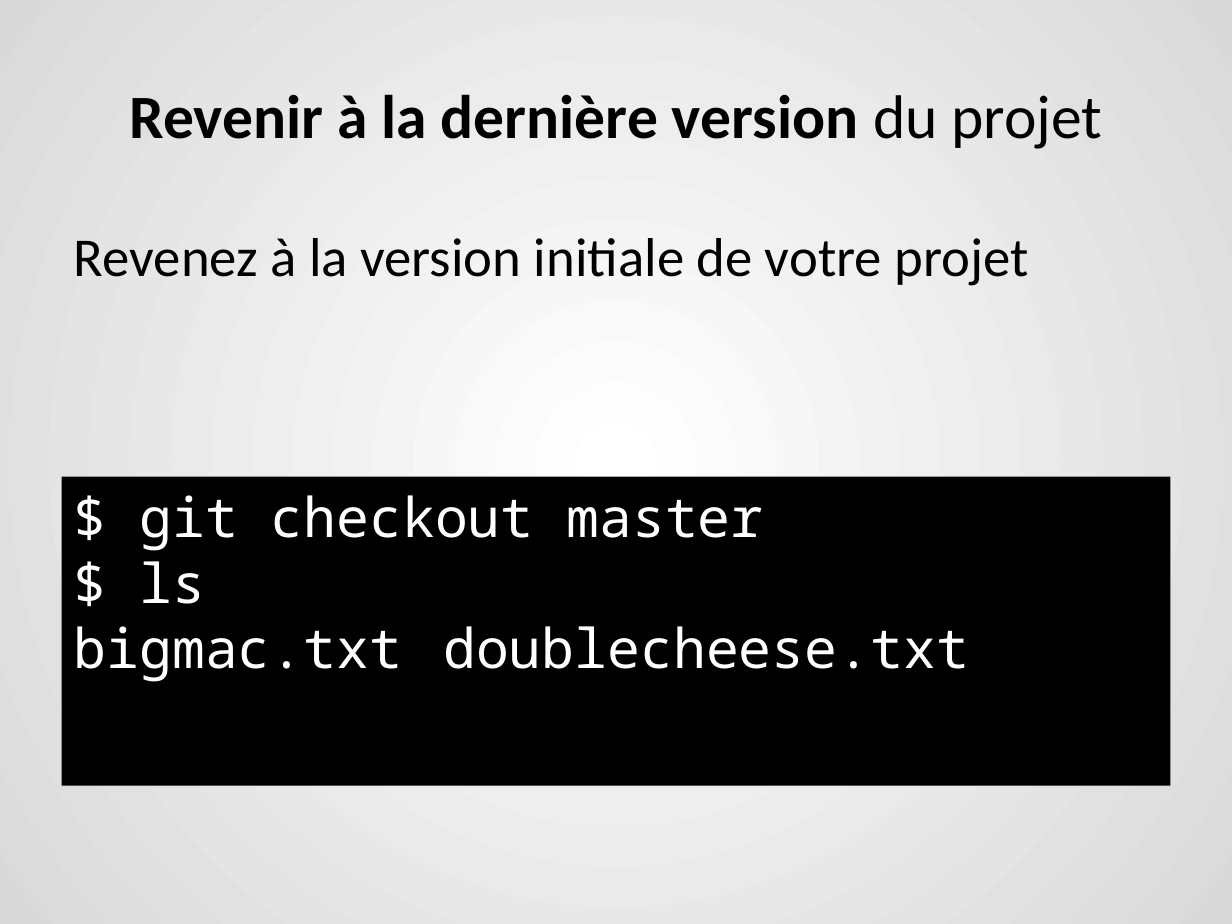
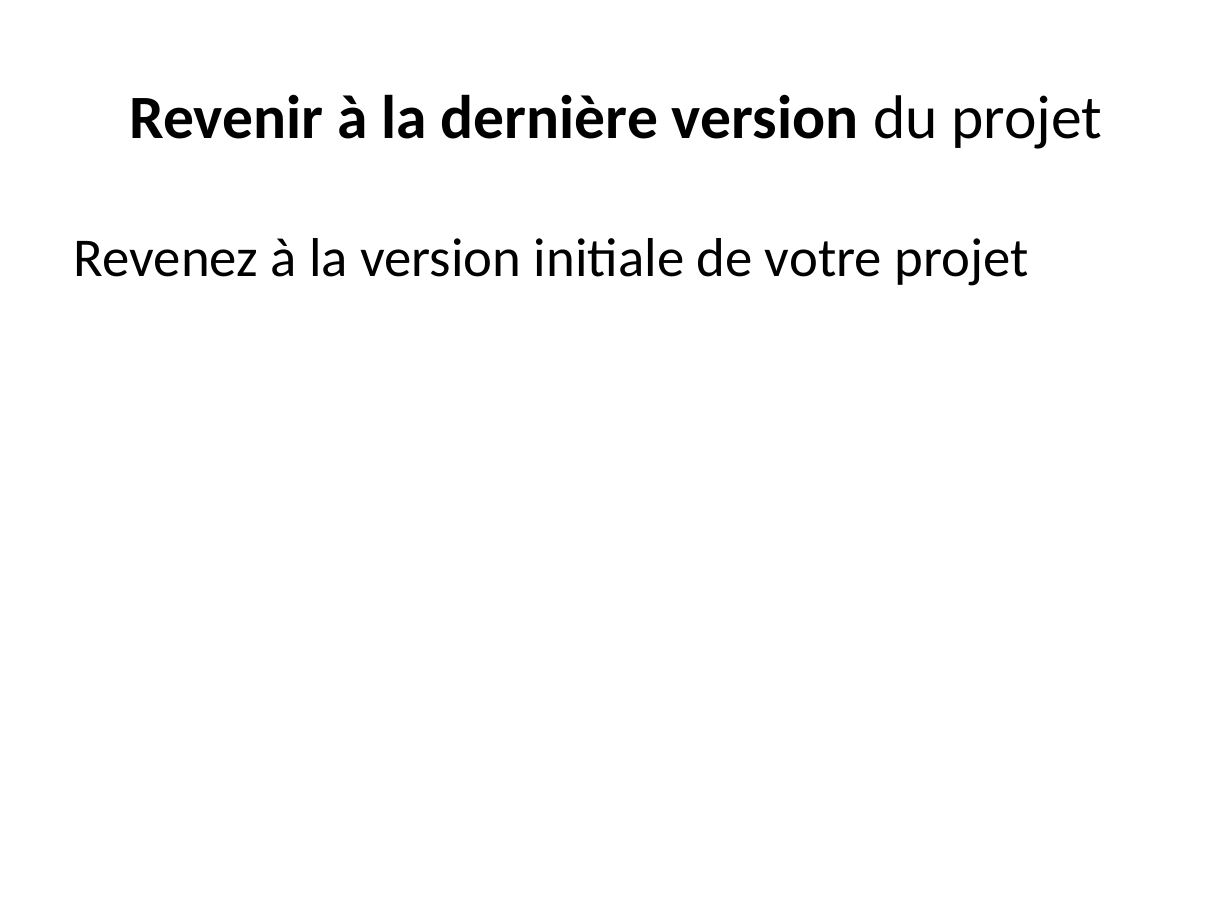
Before and after one commit to berradais/light-dna-2020-2021, a slide deck: slide 19 of 1-Environment/Lab/3.burger_lab.pptx. Drawn at 1232x924 pixels with LibreOffice and Linux fonts; fonts in the diff are those of the drawing. Boxes give left, top, right and bottom in pixels: in the first picture for what was removed or moved away, otherwise in the second. Text is boxed around its words. In the diff, an @@ line names an element or a change of style, - is before the commit and + after.

```diff
--- a/1-Environment/Lab/3.burger_lab.pptx
+++ b/1-Environment/Lab/3.burger_lab.pptx
@@ background gradient #FFFFFF to #D9D9D9 to #FFFFFF @@
@@ rectangle removed at [62, 477, 1170, 786] @@
-$ git checkout master
-$ ls
-bigmac.txt doublecheese.txt
```
Also in this commit, not shown: 37 other slides changed, 5 slides removed, 20 other files.
